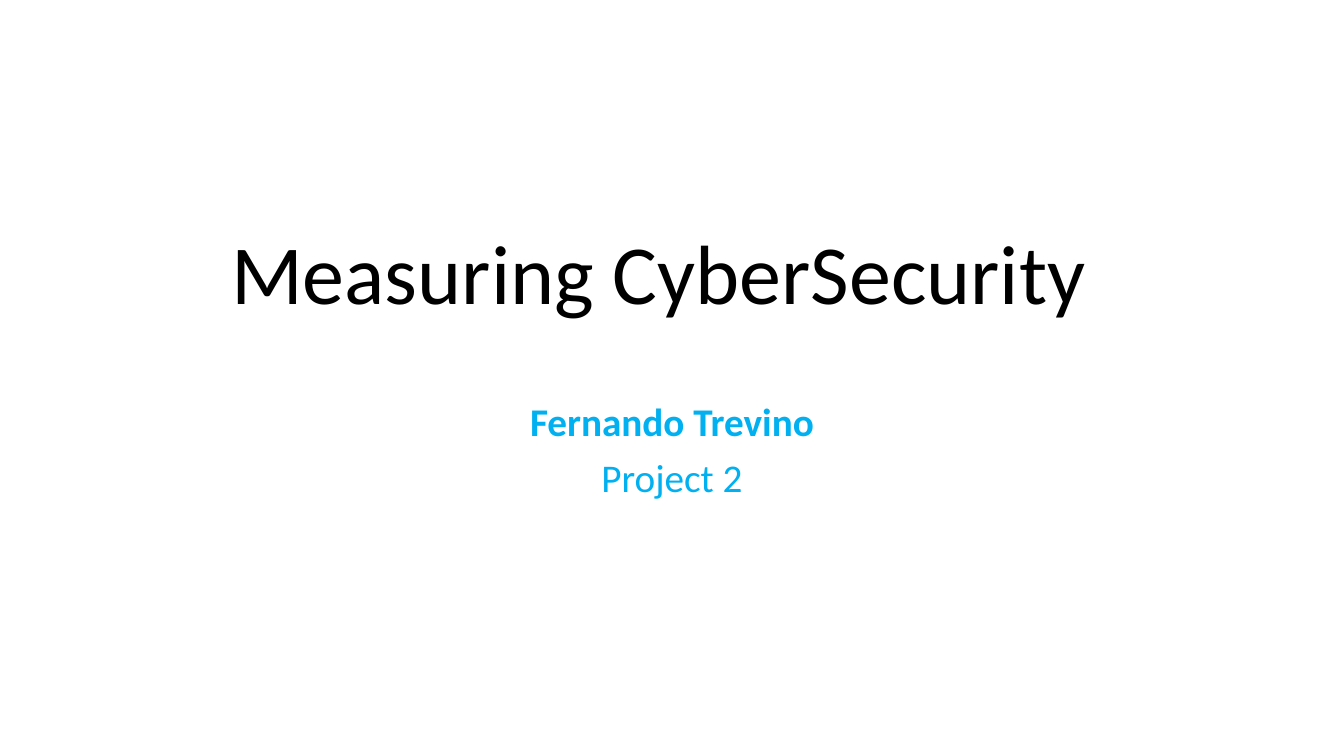
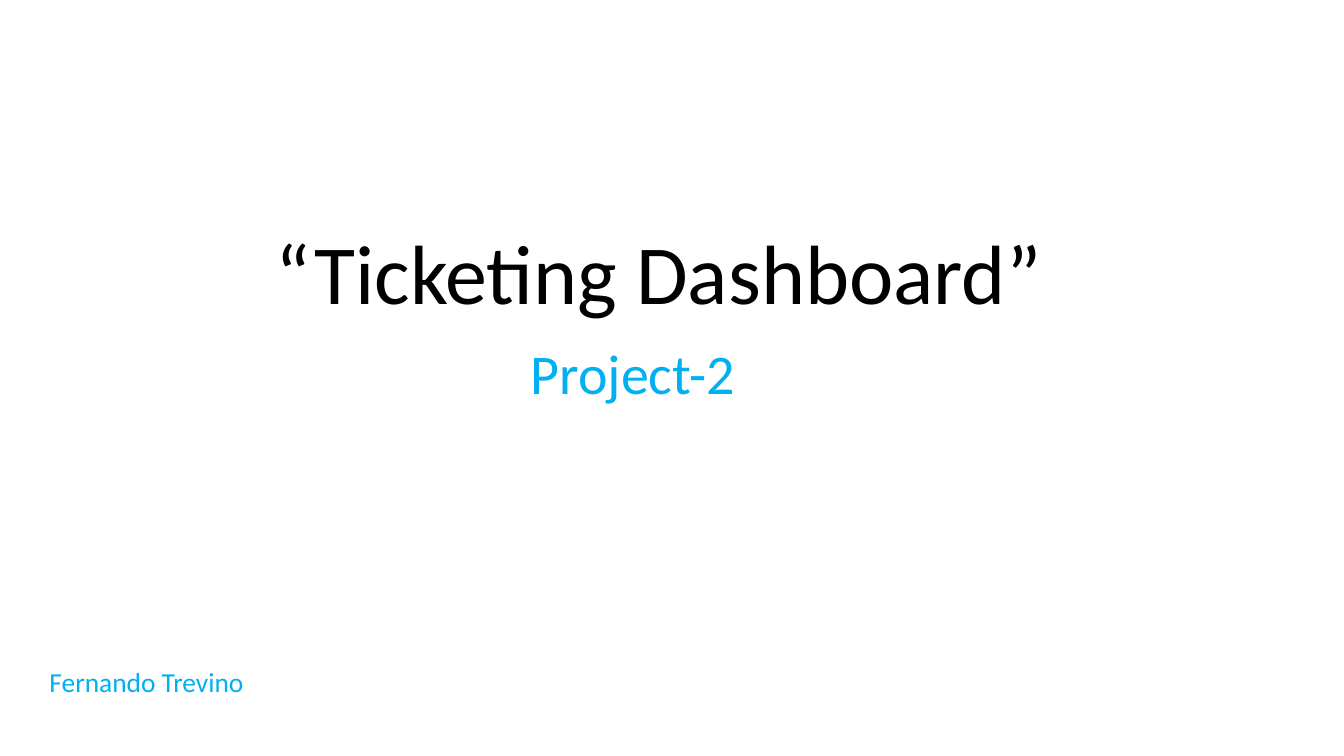
Before and after one commit to trevf002/project_2, a slide deck: slide 1 of Project_2.pptx. Drawn at 1344x756 pixels with LibreOffice and Linux fonts; fonts in the diff are those of the drawing. Boxes give left, top, right and bottom in pixels: in the first picture for what was removed or moved away, otherwise in the second. Text is boxed around its words. In the diff, an @@ line names an element or a change of style, - is before the commit and + after.

```diff
--- a/Project_2.pptx
+++ b/Project_2.pptx
@@ title at bbox=[276, 243, 1041, 319]: text changed @@
-Measuring CyberSecurity
+“Ticketing Dashboard”
@@ subtitle at bbox=[531, 355, 735, 404]: text changed; size 28 to 40 pt; bold off @@
-Fernando Trevino
-Project 2
+Project-2
@@ text added at bbox=[49, 673, 244, 693], 19.6 pt, text #00B0F0 @@
+Fernando Trevino
```
Also in this commit, not shown: 4 other slides changed, 1 slide added, 2 slides removed, 2 other files.
